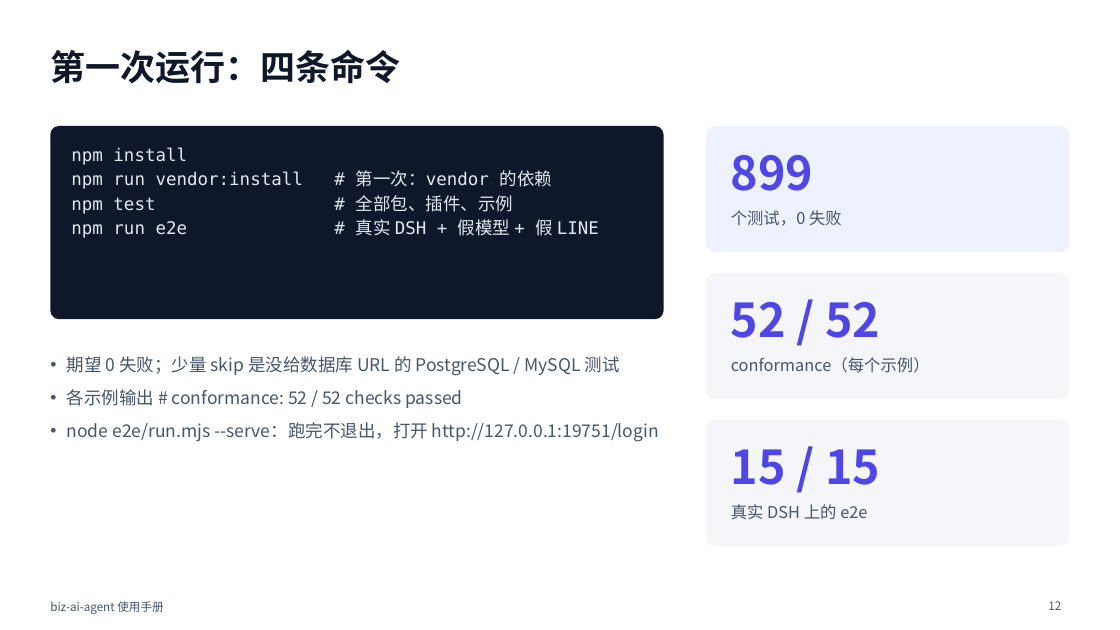
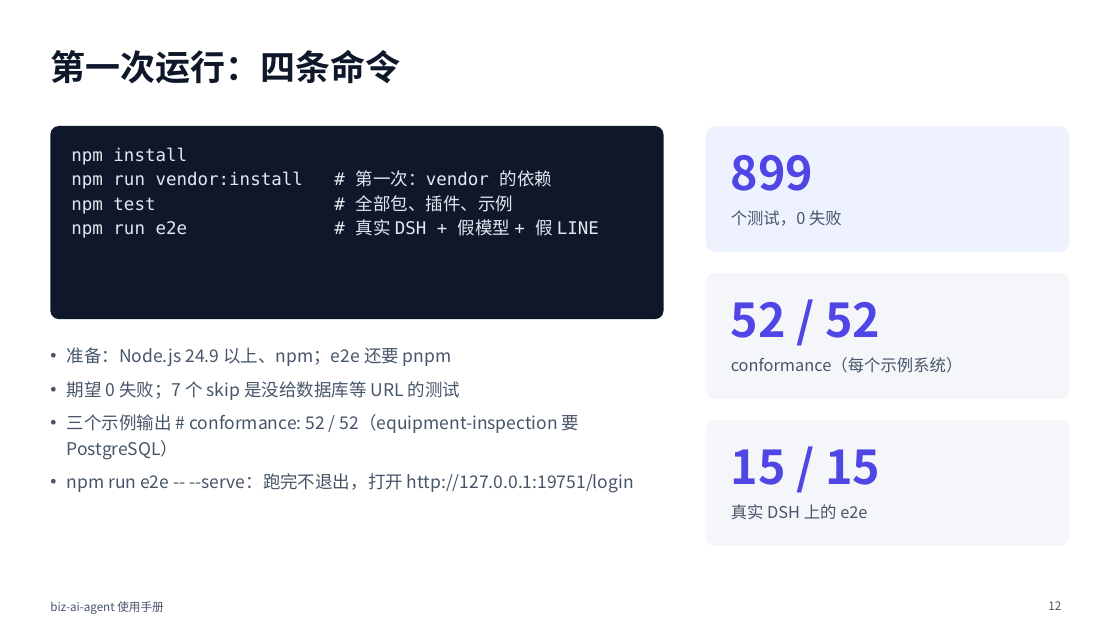
Before and after one commit to ITC-cloud-soft/biz-ai-agent, a slide deck: slide 12 of docs/MANUAL.pptx. Drawn at 1120x630 pixels with LibreOffice and Linux fonts; fonts in the diff are those of the drawing. Boxes give left, top, right and bottom in pixels: in the first picture for what was removed or moved away, otherwise in the second. Text is boxed around its words. In the diff, an @@ line names an element or a change of style, - is before the commit and + after.

```diff
--- a/docs/MANUAL.pptx
+++ b/docs/MANUAL.pptx
@@ text at <box>67,347,634,493</box>: text changed @@
-• 期望 0 失败；少量 skip 是没给数据库 URL 的 PostgreSQL / MySQL 测试
-• 各示例输出 # conformance: 52 / 52 checks passed
-• node e2e/run.mjs --serve：跑完不退出，打开 http://127.0.0.1:19751/login
+• 准备：Node.js 24.9 以上、npm；e2e 还要 pnpm
+• 期望 0 失败；7 个 skip 是没给数据库等 URL 的测试
+• 三个示例输出 # conformance: 52 / 52（equipment-inspection 要 PostgreSQL）
+• npm run e2e -- --serve：跑完不退出，打开 http://127.0.0.1:19751/login
@@ text at <box>731,357,963,373</box>: text changed @@
-conformance（每个示例）
+conformance（每个示例系统）
```
Also in this commit, not shown: 26 other slides changed.
